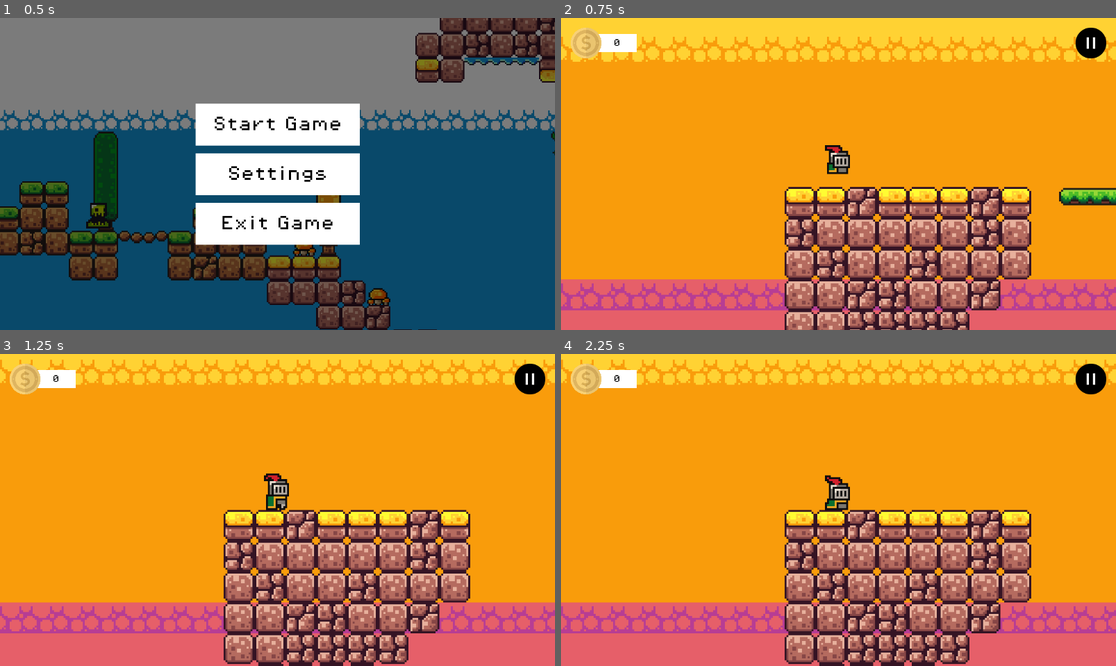
Above: before the commit, frames 1-4 (two rows, left to right).
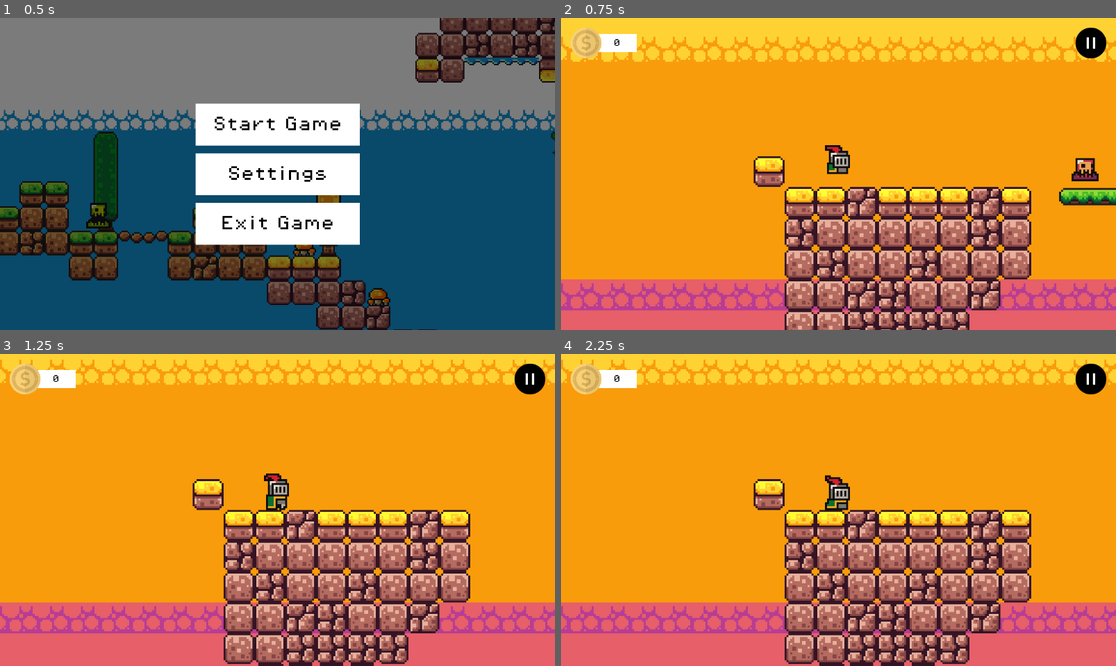
Above: after the commit, the same moments.

Repository: ImadSaddik/FirstGodotGame
Game: Godot game, scene res://scenes/start_screen_ui.tscn
The game is run twice, just before and just after one commit, with the same random seed, the same clock (stepped at 60 frames per second) and the same inputs.
Inputs (mouse positions are in pixels of both pictures, inside the frame that each line leads up to):
- Up to frame 1 (0.5 s): no input
- Up to frame 2 (0.75 s): click "Start Game" at 0.5 s
- Up to frame 3 (1.25 s): no input
- Up to frame 4 (2.25 s): click (1088, 378) at 1.25 s; click "Resume" at 2 s

Frame 1 is identical in both runs. In frame 2, 0.8% of the frame differs, in the area x 34-97%, y 44-55%; in frame 3, 0.5%; in frame 4, 0.5%.

Commit message:
Modified the scenes

Diff:
--- a/scenes/level_2.tscn
+++ b/scenes/level_2.tscn
@@ -10,6 +10,7 @@
 [ext_resource type="PackedScene" uid="uid://boumtyf7j2epf" path="res://scenes/coin.tscn" id="7_36gyf"]
 [ext_resource type="PackedScene" uid="uid://dhdcm8lltqcrp" path="res://scenes/hell_slime.tscn" id="8_ktl8p"]
 [ext_resource type="PackedScene" uid="uid://siss6ckjm2vk" path="res://scenes/platform.tscn" id="8_xen6l"]
+[ext_resource type="PackedScene" uid="uid://8p8jdk1hlhmi" path="res://scenes/slime_ball.tscn" id="9_3irey"]
 [ext_resource type="PackedScene" uid="uid://5grr5j6iic8y" path="res://scenes/in_game_ui.tscn" id="11_7vuyq"]
 [ext_resource type="PackedScene" uid="uid://b58fwo6mh1cme" path="res://scenes/pause_menu_ui.tscn" id="12_0uca7"]
 [ext_resource type="PackedScene" uid="uid://bbbctu8te58ey" path="res://scenes/game_over_menu_ui.tscn" id="13_6b5d3"]
@@ -288,9 +289,10 @@
 layer_0/name = "Background"
 layer_0/tile_data = PackedInt32Array(-1638409, 65536, 11, -1572873, 65536, 11, -1507337, 65536, 11, -1441801, 65536, 11 …(114563 unchanged characters)…
 layer_1/name = "MidGround"
-layer_1/tile_data = PackedInt32Array(196602, 262144, 0, 1966 …(19077 unchanged characters)… , -196555, 262144, 0, -131019, 327680, 1)
+layer_1/tile_data = PackedInt32Array(196602, 262144, 0, 1966 …(19077 unchanged characters)… , -196555, 262144, 0, -131019, 327680, 1, 131065, 262144, 0)
 
 [node name="Player" parent="." instance=ExtResource("4_7c6ot")]
+unique_name_in_owner = true
 position = Vector2(-68, 13)
 
 [node name="Camera2D" type="Camera2D" parent="Player"]
@@ -381,21 +383,31 @@
 
 [node name="HellSlime" parent="Enemies" instance=ExtResource("8_ktl8p")]
 position = Vector2(265, 32)
+slimeBallScene = ExtResource("9_3irey")
+
+[node name="HellSlime7" parent="Enemies" instance=ExtResource("8_ktl8p")]
+position = Vector2(50, 30)
+slimeBallScene = ExtResource("9_3irey")
 
 [node name="HellSlime2" parent="Enemies" instance=ExtResource("8_ktl8p")]
 position = Vector2(440, 128)
+slimeBallScene = ExtResource("9_3irey")
 
 [node name="HellSlime3" parent="Enemies" instance=ExtResource("8_ktl8p")]
 position = Vector2(891, 160)
+slimeBallScene = ExtResource("9_3irey")
 
 [node name="HellSlime4" parent="Enemies" instance=ExtResource("8_ktl8p")]
 position = Vector2(1015, 160)
+slimeBallScene = ExtResource("9_3irey")
 
 [node name="HellSlime5" parent="Enemies" instance=ExtResource("8_ktl8p")]
 position = Vector2(1193, 80)
+slimeBallScene = ExtResource("9_3irey")
 
 [node name="HellSlime6" parent="Enemies" instance=ExtResource("8_ktl8p")]
 position = Vector2(761, -80)
+slimeBallScene = ExtResource("9_3irey")
 
 [node name="Texts" type="Node" parent="."]
 
@@ -441,6 +453,7 @@
 
 [connection signal="player_won" from="WinZone" to="GameManager" method="_on_player_won"]
 [connection signal="player_died" from="Enemies/HellSlime" to="GameManager" method="_on_player_died"]
+[connection signal="player_died" from="Enemies/HellSlime7" to="GameManager" method="_on_player_died"]
 [connection signal="player_died" from="Enemies/HellSlime2" to="GameManager" method="_on_player_died"]
 [connection signal="player_died" from="Enemies/HellSlime3" to="GameManager" method="_on_player_died"]
 [connection signal="player_died" from="Enemies/HellSlime4" to="GameManager" method="_on_player_died"]
--- a/scenes/slime.tscn
+++ b/scenes/slime.tscn
@@ -1,7 +1,8 @@
-[gd_scene load_steps=19 format=3 uid="uid://bfnranlc8tjgx"]
+[gd_scene load_steps=20 format=3 uid="uid://bfnranlc8tjgx"]
 
 [ext_resource type="Texture2D" uid="uid://cexg4cnb51lp6" path="res://assets/sprites/slime_green.png" id="1_jskko"]
 [ext_resource type="Script" path="res://scripts/slime.gd" id="1_rutdg"]
+[ext_resource type="PackedScene" uid="uid://8p8jdk1hlhmi" path="res://scenes/slime_ball.tscn" id="2_uyrtp"]
 [ext_resource type="PackedScene" uid="uid://cihdtppvj80ur" path="res://scenes/kill_zone.tscn" id="2_w5s7p"]
 
 [sub_resource type="AtlasTexture" id="AtlasTexture_h3wlx"]
@@ -45,6 +46,45 @@
 
 [sub_resource type="RectangleShape2D" id="RectangleShape2D_sbs8b"]
 size = Vector2(14, 13)
+
+[sub_resource type="Animation" id="Animation_bu3tn"]
+length = 0.001
+tracks/0/type = "value"
+tracks/0/imported = false
+tracks/0/enabled = true
+tracks/0/path = NodePath("GPUParticles2D:emitting")
+tracks/0/interp = 1
+tracks/0/loop_wrap = true
+tracks/0/keys = {
+"times": PackedFloat32Array(0),
+"transitions": PackedFloat32Array(1),
+"update": 1,
+"values": [false]
+}
+tracks/1/type = "value"
+tracks/1/imported = false
+tracks/1/enabled = true
+tracks/1/path = NodePath("AnimatedSprite2D:modulate")
+tracks/1/interp = 1
+tracks/1/loop_wrap = true
+tracks/1/keys = {
+"times": PackedFloat32Array(0),
+"transitions": PackedFloat32Array(1),
+"update": 0,
+"values": [Color(1, 1, 1, 1)]
+}
+tracks/2/type = "value"
+tracks/2/imported = false
+tracks/2/enabled = true
+tracks/2/path = NodePath("KillZone/CollisionShape2D:disabled")
+tracks/2/interp = 1
+tracks/2/loop_wrap = true
+tracks/2/keys = {
+"times": PackedFloat32Array(0),
+"transitions": PackedFloat32Array(1),
+"update": 1,
+"values": [false]
+}
 
 [sub_resource type="Animation" id="Animation_bayfq"]
 resource_name = "explode"
@@ -86,52 +126,13 @@
 "values": [true]
 }
 
-[sub_resource type="Animation" id="Animation_bu3tn"]
-length = 0.001
-tracks/0/type = "value"
-tracks/0/imported = false
-tracks/0/enabled = true
-tracks/0/path = NodePath("GPUParticles2D:emitting")
-tracks/0/interp = 1
-tracks/0/loop_wrap = true
-tracks/0/keys = {
-"times": PackedFloat32Array(0),
-"transitions": PackedFloat32Array(1),
-"update": 1,
-"values": [false]
-}
-tracks/1/type = "value"
-tracks/1/imported = false
-tracks/1/enabled = true
-tracks/1/path = NodePath("AnimatedSprite2D:modulate")
-tracks/1/interp = 1
-tracks/1/loop_wrap = true
-tracks/1/keys = {
-"times": PackedFloat32Array(0),
-"transitions": PackedFloat32Array(1),
-"update": 0,
-"values": [Color(1, 1, 1, 1)]
-}
-tracks/2/type = "value"
-tracks/2/imported = false
-tracks/2/enabled = true
-tracks/2/path = NodePath("KillZone/CollisionShape2D:disabled")
-tracks/2/interp = 1
-tracks/2/loop_wrap = true
-tracks/2/keys = {
-"times": PackedFloat32Array(0),
-"transitions": PackedFloat32Array(1),
-"update": 1,
-"values": [false]
-}
-
 [sub_resource type="AnimationLibrary" id="AnimationLibrary_7883s"]
 _data = {
 "RESET": SubResource("Animation_bu3tn"),
 "explode": SubResource("Animation_bayfq")
 }
 
-[sub_resource type="Image" id="Image_i8uxj"]
+[sub_resource type="Image" id="Image_upbbv"]
 data = {
 "data": PackedByteArray(22, 19, 32, 255, 22, 19, 32, 255, 22, 19, 32, 255, 22, 19, 32, 255, 22, 19, 32, 255, 22, 19, 32 …(26659 unchanged characters)…
 "format": "RGBA8",
@@ -176,13 +177,15 @@
 damping_max = 100.0
 scale_max = 2.0
 
-[node name="Slime" type="Node2D" node_paths=PackedStringArray("rightRayCast", "leftRayCast", "animatedSprite", "animationPlayer")]
+[node name="Slime" type="Node2D" node_paths=PackedStringArray("rightRayCast", "leftRayCast", "animatedSprite", "animationPlayer", "shootBallTimer")]
 light_mask = 9
 script = ExtResource("1_rutdg")
 rightRayCast = NodePath("RayCastRight")
 leftRayCast = NodePath("RayCastLeft")
 animatedSprite = NodePath("AnimatedSprite2D")
 animationPlayer = NodePath("AnimationPlayer")
+slimeBallScene = ExtResource("2_uyrtp")
+shootBallTimer = NodePath("ShootBallTimer")
 
 [node name="AnimatedSprite2D" type="AnimatedSprite2D" parent="."]
 position = Vector2(0, -12)
@@ -192,11 +195,20 @@
 frame = 1
 frame_progress = 0.225742
 
-[node name="HurtBox" type="Area2D" parent="AnimatedSprite2D"]
+[node name="RayCastRight" type="RayCast2D" parent="."]
+position = Vector2(0, -6)
+target_position = Vector2(13, 0)
+
+[node name="RayCastLeft" type="RayCast2D" parent="."]
+position = Vector2(0, -6)
+target_position = Vector2(-13, 0)
+
+[node name="HurtBox" type="Area2D" parent="."]
+position = Vector2(0, -12)
 collision_layer = 8
 collision_mask = 4
 
-[node name="CollisionShape2D" type="CollisionShape2D" parent="AnimatedSprite2D/HurtBox"]
+[node name="CollisionShape2D" type="CollisionShape2D" parent="HurtBox"]
 position = Vector2(0, 5.5)
 shape = SubResource("RectangleShape2D_5phyk")
 
@@ -206,14 +218,6 @@
 [node name="CollisionShape2D" type="CollisionShape2D" parent="KillZone"]
 position = Vector2(0, -6.5)
 shape = SubResource("RectangleShape2D_sbs8b")
-
-[node name="RayCastRight" type="RayCast2D" parent="."]
-position = Vector2(0, -6)
-target_position = Vector2(13, 0)
-
-[node name="RayCastLeft" type="RayCast2D" parent="."]
-position = Vector2(0, -6)
-target_position = Vector2(-13, 0)
 
 [node name="AnimationPlayer" type="AnimationPlayer" parent="."]
 libraries = {
@@ -228,4 +232,8 @@
 one_shot = true
 explosiveness = 1.0
 
+[node name="ShootBallTimer" type="Timer" parent="."]
+wait_time = 5.0
+
 [connection signal="player_died" from="KillZone" to="." method="_on_player_died"]
+[connection signal="timeout" from="ShootBallTimer" to="." method="_on_shoot_ball_timer_timeout"]
Not shown: 1 places in scenes/level_2.tscn that only renumber resources
Not shown: 2 places in scenes/slime.tscn that only renumber resources
